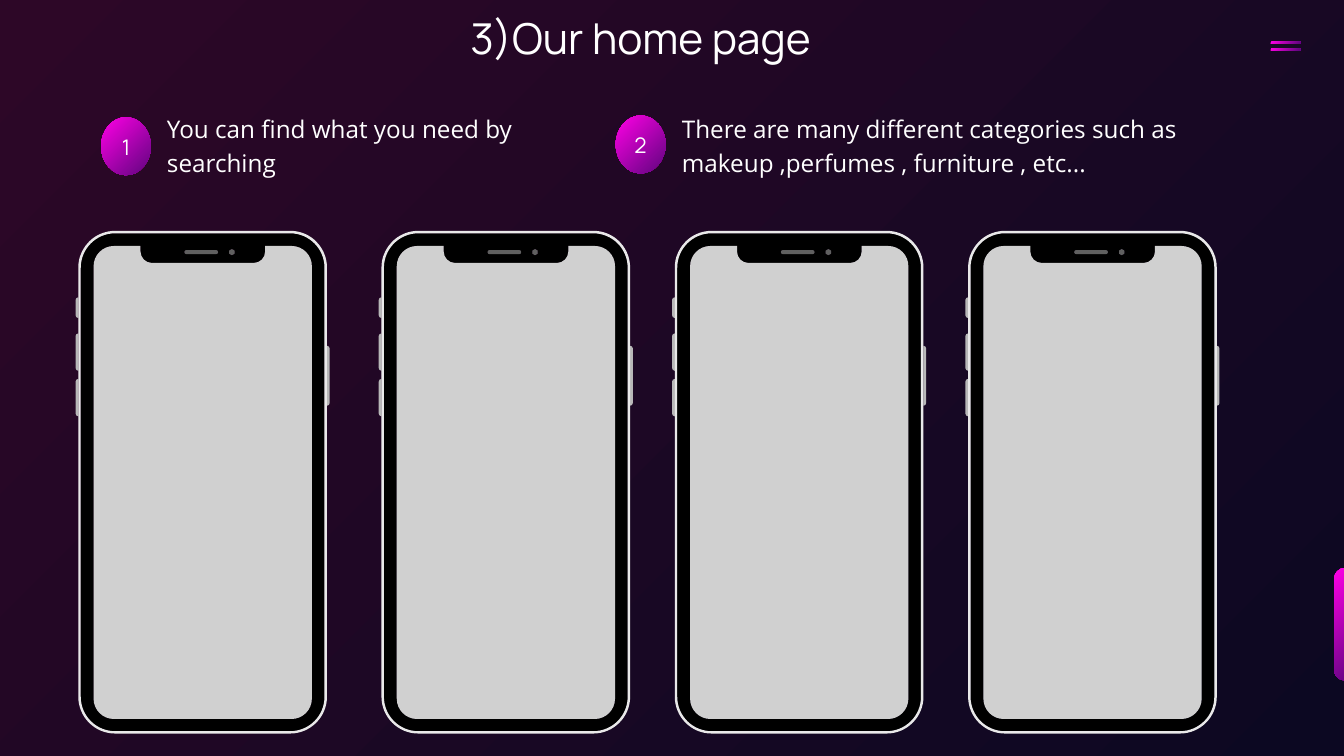
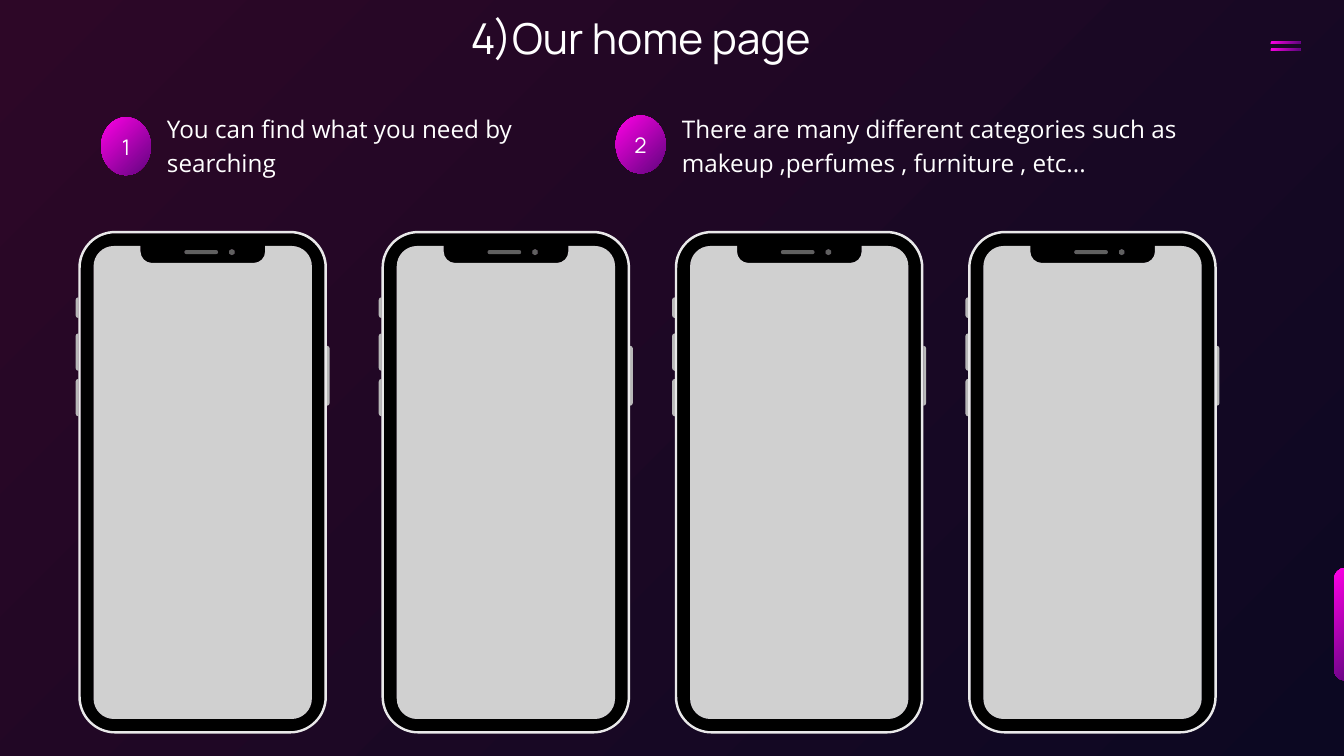
Before and after one commit to marinamalak/ITI-Flutter-Project, a slide deck: slide 5 of Mobile Application Presentation.pptx (slide 4 before the commit). Drawn at 1344x756 pixels with LibreOffice and Linux fonts; fonts in the diff are those of the drawing; grey boxes stand for pictures. Boxes give left, top, right and bottom in pixels: in the first picture for what was removed or moved away, otherwise in the second. Text is boxed around its words. In the diff, an @@ line names an element or a change of style, - is before the commit and + after.

```diff
--- a/Mobile Application Presentation.pptx
+++ b/Mobile Application Presentation.pptx
@@ text at (471, 17, 811, 65): text changed @@
-3)Our home page
+4)Our home page
```
Also in this commit, not shown: 5 other slides changed, 1 slide added, 7 other files.
